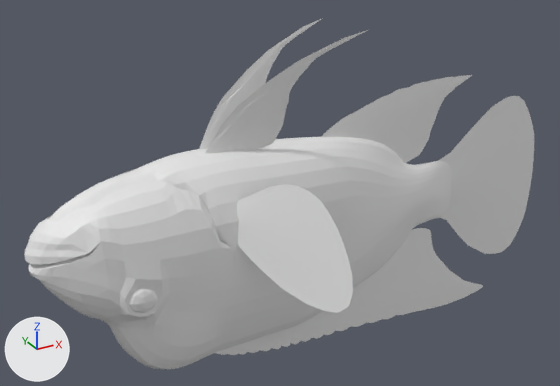
The OBJ model normalised_dataset/Fish/D00763.obj as it was, and as the next commit left it.
Rendered twice from a 50 mm lens placed at (-0.615, -1.041, 0.579), pointed at (-0.022, 0.037, 0.04). Lighting does not change. The marker at lower left points along +X, +Y and +Z. Where no turn or scale is listed for an object, it has been applied to the vertices.

Before the edit, the objects in view are built like this:
```python
me_d00763 = bpy.data.meshes.new('D00763')
me_d00763.from_pydata(...)  # 4122 vertices, 6822 faces; spans x -0.46..0.54, y -0.222..0.219, z -0.264..0.329
ob_d00763 = bpy.data.objects.new('D00763', me_d00763)
ob_d00763.location = (0.0, 0.0, 0.0)
```
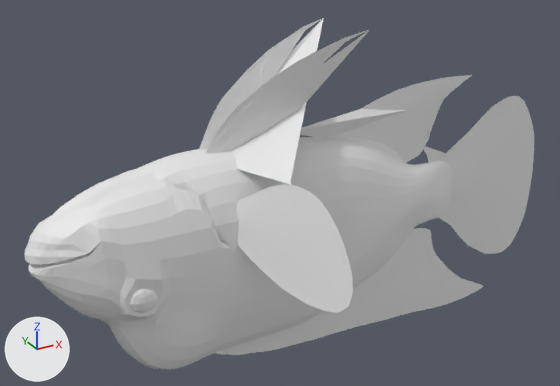
The newer file is also rescaled (x1.317), turned or shifted as a whole; pictures and numbers use the older file's frame.

Where the change shows, as pixel boxes (x1, y1, x2, y2) in the pictures (560 x 386 px):
part 1 of me_d00763, added
    after: (202, 18, 414, 309)
part 2 of me_d00763, built on
    after: (218, 97, 526, 355)
part 3 of me_d00763, added
    after: (300, 75, 467, 157)

What changed in the scene script:
```text
Change me_d00763:
    used by ob_d00763; location = (0.0, 0.0, 0.0)
    remove me_d00763.from_pydata(...)  # 4122 vertices, 6822 faces; spans x -0.46..0.54, y -0.222..0.219, z -0.264..0.329
    add me_d00763.from_pydata(...)  # 4138 vertices, 8663 faces; spans x -0.46..0.54, y -0.222..0.219, z -0.264..0.329
    me_d00763 part 1: 8 vertices added at x -0.079..-0.066, y -0.163..0.167, z 0.026..0.211
    me_d00763 part 2: 1 vertex removed from x 0.319, y -0.005, z -0.062; 4 vertices added at x 0.129..0.471, y -0.011..-0.004, z -0.209..-0.007
    me_d00763 part 3: 2 vertices added at x 0.228..0.233, y 0.004..0.005, z 0.161..0.162
```
